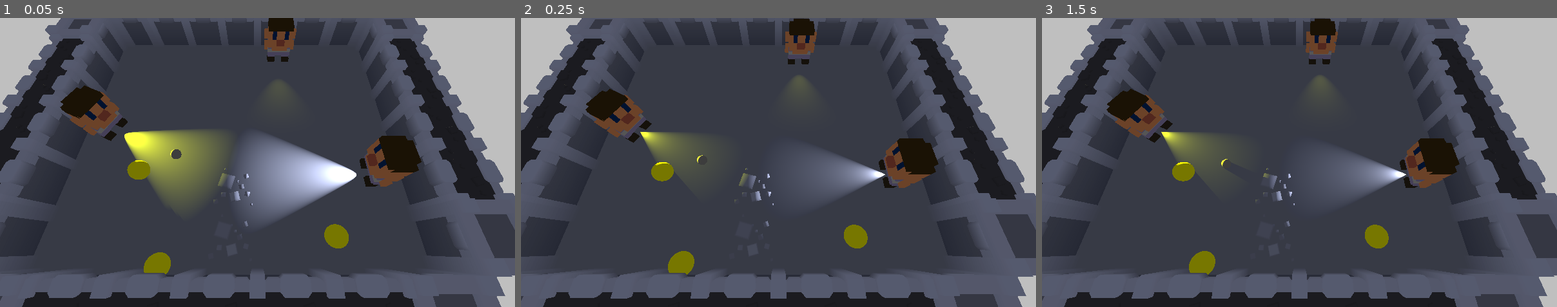
Above: before the commit, frames 1-3 (left to right).
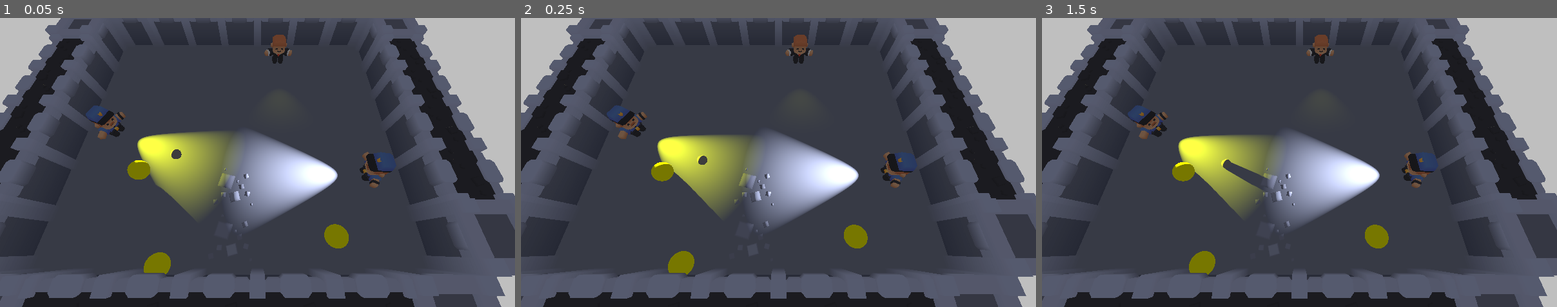
Above: after the commit, the same moments.

Repository: grandeisa/GGJ-2026
Game: Godot game, scene res://node/test_scene_3.tscn
Two runs of this game, one before a commit and one after it. Both use one fixed random seed, a clock stepped at 60 frames per second and the inputs below.
Inputs:
- Up to frame 1 (0.05 s): no input
- Up to frame 2 (0.25 s): no input
- Up to frame 3 (1.5 s): tap Enter at 1.25 s

The runs differ from the first frame. In frame 1, 11% of the frame differs, in the area x 11-82%, y 0-73%; in frame 2, 12%, in the area x 12-82%, y 0-73%; in frame 3, 11%.

Commit message:
Replace character models

Diff:
--- a/node/enemy.tscn
+++ b/node/enemy.tscn
@@ -1,14 +1,14 @@
 [gd_scene format=3 uid="uid://cvwekly5f6bwj"]
 
 [ext_resource type="Script" uid="uid://jqa8traq5ltv" path="res://scripts/enemy/enemy.gd" id="1_1vtfq"]
-[ext_resource type="ArrayMesh" uid="uid://dx40cap4va0p8" path="res://models/test-char/test-char.obj" id="3_b5liu"]
+[ext_resource type="ArrayMesh" uid="uid://b55363f8od16w" path="res://thirdparty/kenney-mini-characters/Models/OBJ format/character-male-c.obj" id="2_1vtfq"]
 
 [sub_resource type="CapsuleShape3D" id="CapsuleShape3D_b1yxh"]
-radius = 0.32128906
-height = 1.081543
+radius = 0.20410156
+height = 0.78393555
 
 [sub_resource type="BoxShape3D" id="BoxShape3D_1vtfq"]
-size = Vector3(2.0031738, 2.5166016, 1)
+size = Vector3(1.5, 2.517, 1)
 
 [node name="Enemy" type="CharacterBody3D" unique_id=255802474]
 collision_layer = 4
@@ -16,14 +16,15 @@
 script = ExtResource("1_1vtfq")
 
 [node name="MeshInstance3D" type="MeshInstance3D" parent="." unique_id=953722308]
-mesh = ExtResource("3_b5liu")
+transform = Transform3D(1, 0, 0, 0, 1, 0, 0, 0, 1, 0, -0.25, 0)
+mesh = ExtResource("2_1vtfq")
 
 [node name="CollisionShape2D" type="CollisionShape3D" parent="." unique_id=556485750]
-transform = Transform3D(1, 0, 0, 0, 1, 0, 0, 0, 1, 0, 0.53397226, 0)
+transform = Transform3D(1, 0, 0, 0, 1, 0, 0, 0, 1, 0, 0.14880371, 0)
 shape = SubResource("CapsuleShape3D_b1yxh")
 
 [node name="SpotLight3D" type="SpotLight3D" parent="." unique_id=1893362473]
-transform = Transform3D(-1, 0, -8.742278e-08, 0, 1, 0, 8.742278e-08, 0, -1, 0, 0, 0)
+transform = Transform3D(-1, 0, -8.742278e-08, 0, 1, 0, 8.742278e-08, 0, -1, 0, 0, 0.11958367)
 light_color = Color(1, 1, 0, 1)
 light_energy = 16.0
 shadow_enabled = true
@@ -35,5 +36,5 @@
 collision_mask = 10
 
 [node name="CollisionShape3D" type="CollisionShape3D" parent="Area3D" unique_id=827520216]
-transform = Transform3D(1, 0, 0, 0, -4.371139e-08, 1, 0, -1, -4.371139e-08, 0.055541992, 0.50000006, 1.7583008)
+transform = Transform3D(1, 0, 0, 0, -4.371139e-08, 1, 0, -1, -4.371139e-08, 0.056, 0, 1.4368609)
 shape = SubResource("BoxShape3D_1vtfq")
--- a/node/player.tscn
+++ b/node/player.tscn
@@ -2,17 +2,16 @@
 
 [ext_resource type="Script" uid="uid://bcrlw1eb4lpmw" path="res://scripts/player.gd" id="1_1n1oq"]
 [ext_resource type="Script" uid="uid://dnshbydrkta0l" path="res://scripts/player/player_input.gd" id="2_ourj3"]
-[ext_resource type="ArrayMesh" uid="uid://dx40cap4va0p8" path="res://models/test-char/test-char.obj" id="3_ourj3"]
+[ext_resource type="ArrayMesh" uid="uid://c2m4motmxmb5p" path="res://thirdparty/kenney-mini-characters/Models/OBJ format/character-male-d.obj" id="3_ourj3"]
 [ext_resource type="Script" uid="uid://dab1iic18o3db" path="res://scripts/state-machine/player/player_state_machine.gd" id="3_r142e"]
 [ext_resource type="Script" uid="uid://dpw73sar5a61o" path="res://scripts/state-machine/player/walk_player_state.gd" id="4_q2goq"]
 [ext_resource type="Script" uid="uid://d7lpx3pt02n3" path="res://scripts/state-machine/player/bash_player_state.gd" id="5_3bvod"]
 
 [sub_resource type="CapsuleShape3D" id="CapsuleShape3D_b1yxh"]
-radius = 0.32128906
-height = 1.081543
+radius = 0.20947266
+height = 0.73516846
 
 [sub_resource type="SphereShape3D" id="SphereShape3D_ourj3"]
-radius = 1.0
 
 [node name="Player" type="CharacterBody3D" unique_id=255802474]
 collision_layer = 2
@@ -26,10 +25,11 @@
 input_prefix = &"t2"
 
 [node name="MeshInstance3D" type="MeshInstance3D" parent="." unique_id=953722308]
+transform = Transform3D(1, 0, 0, 0, 1, 0, 0, 0, 1, 0, -0.25, 0)
 mesh = ExtResource("3_ourj3")
 
 [node name="CollisionShape2D" type="CollisionShape3D" parent="." unique_id=556485750]
-transform = Transform3D(1, 0, 0, 0, 1, 0, 0, 0, 1, 0, 0.53397226, 0)
+transform = Transform3D(1, 0, 0, 0, 1, 0, 0, 0, 1, 0, 0.08340454, 0)
 shape = SubResource("CapsuleShape3D_b1yxh")
 
 [node name="PlayerStateMachine" type="Node" parent="." unique_id=1623184669 node_paths=PackedStringArray("current_state")]
@@ -55,8 +55,7 @@
 collision_mask = 24
 
 [node name="CollisionShape3D" type="CollisionShape3D" parent="ItemArea3D" unique_id=1794583153]
-transform = Transform3D(1, 0, 0, 0, 1, 0, 0, 0, 1, 0, 0.5, 0)
 shape = SubResource("SphereShape3D_ourj3")
 
 [node name="ItemOrigin" type="Node3D" parent="." unique_id=1302928198]
-transform = Transform3D(1, 0, 0, 0, 1, 0, 0, 0, 1, 0, 0.5, 0.5)
+transform = Transform3D(1, 0, 0, 0, 1, 0, 0, 0, 1, 0, 0, 0.34519768)
--- a/node/test_scene_3.tscn
+++ b/node/test_scene_3.tscn
@@ -15,7 +15,7 @@
 [node name="TestScene" type="Node3D" unique_id=1253598314]
 
 [node name="Player" parent="." unique_id=255802474 instance=ExtResource("1_80oma")]
-transform = Transform3D(1, 0, 0, 0, 1, 0, 0, 0, 1, 0.581, 0.1, -2.3247085)
+transform = Transform3D(1, 0, 0, 0, 1, 0, 0, 0, 1, 0.581, 0.25, -2.325)
 
 [node name="Camera3D" type="Camera3D" parent="." unique_id=460621807]
 transform = Transform3D(1, 0, 0, 0, 0.41312033, 0.9106765, 0, -0.9106765, 0.41312033, 0, 3.8485987, 2.6716409)
@@ -24,10 +24,10 @@
 environment = SubResource("Environment_qfgip")
 
 [node name="Enemy" parent="." unique_id=1093404662 instance=ExtResource("2_oohqq")]
-transform = Transform3D(-4.371139e-08, 0, -1, 0, 1, 0, 1, 0, -4.371139e-08, 2.3385146, 0.1, 1.2122743)
+transform = Transform3D(-4.371139e-08, 0, -1, 0, 1, 0, 1, 0, -4.371139e-08, 2.339, 0.25, 1.212)
 
 [node name="Enemy2" parent="." unique_id=593822985 instance=ExtResource("2_oohqq")]
-transform = Transform3D(0.28394836, 0, 0.9588396, 0, 1, 0, -0.9588396, 0, 0.28394836, -3.3510466, 0.1, 0.108440876)
+transform = Transform3D(0.28394836, 0, 0.9588396, 0, 1, 0, -0.9588396, 0, 0.28394836, -3.351, 0.25, 0.108)
 
 [node name="Throwable" parent="." unique_id=108535842 instance=ExtResource("3_kmh54")]
 transform = Transform3D(1, 0, 0, 0, 1, 0, 0, 0, 1, -1.5934471, 0.5670419, 1)
Not shown, changed: README.md
